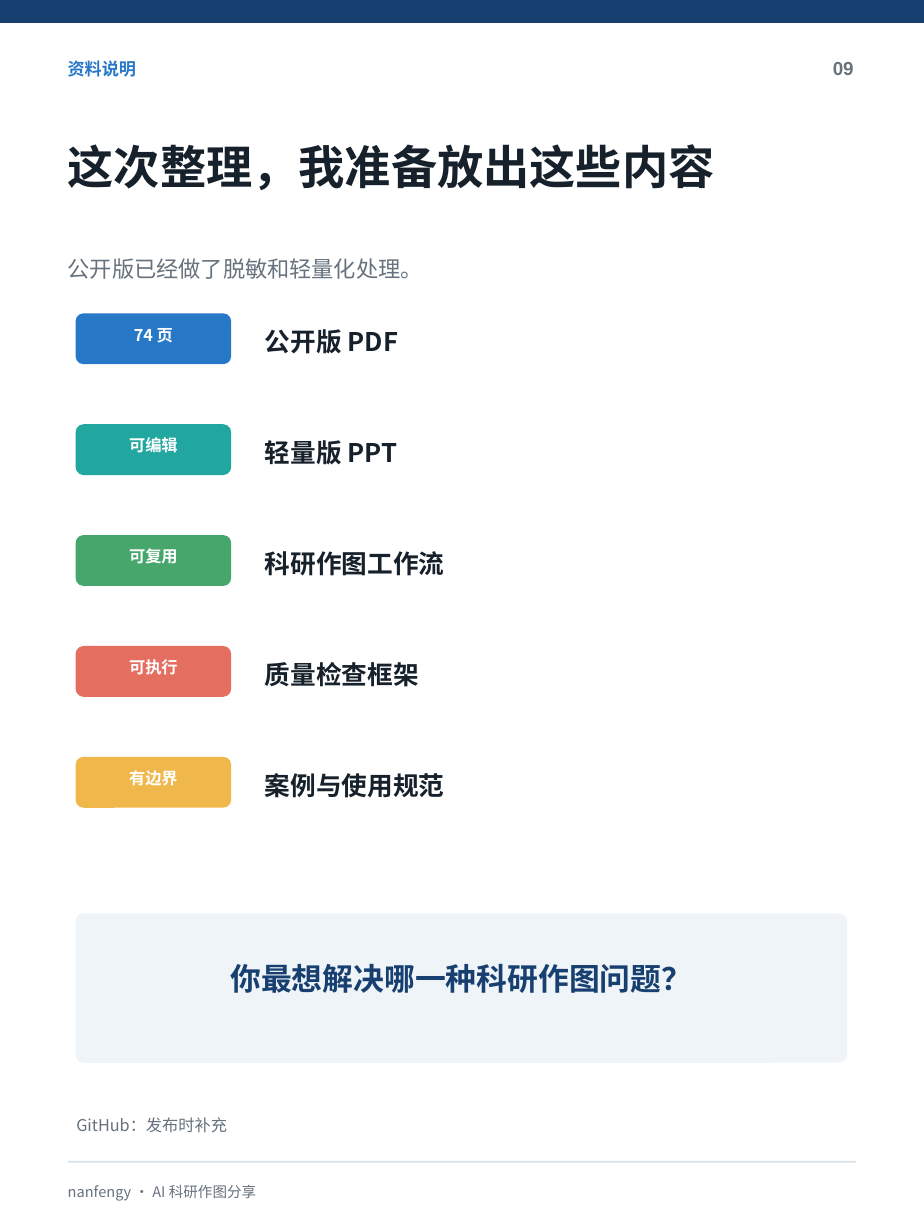
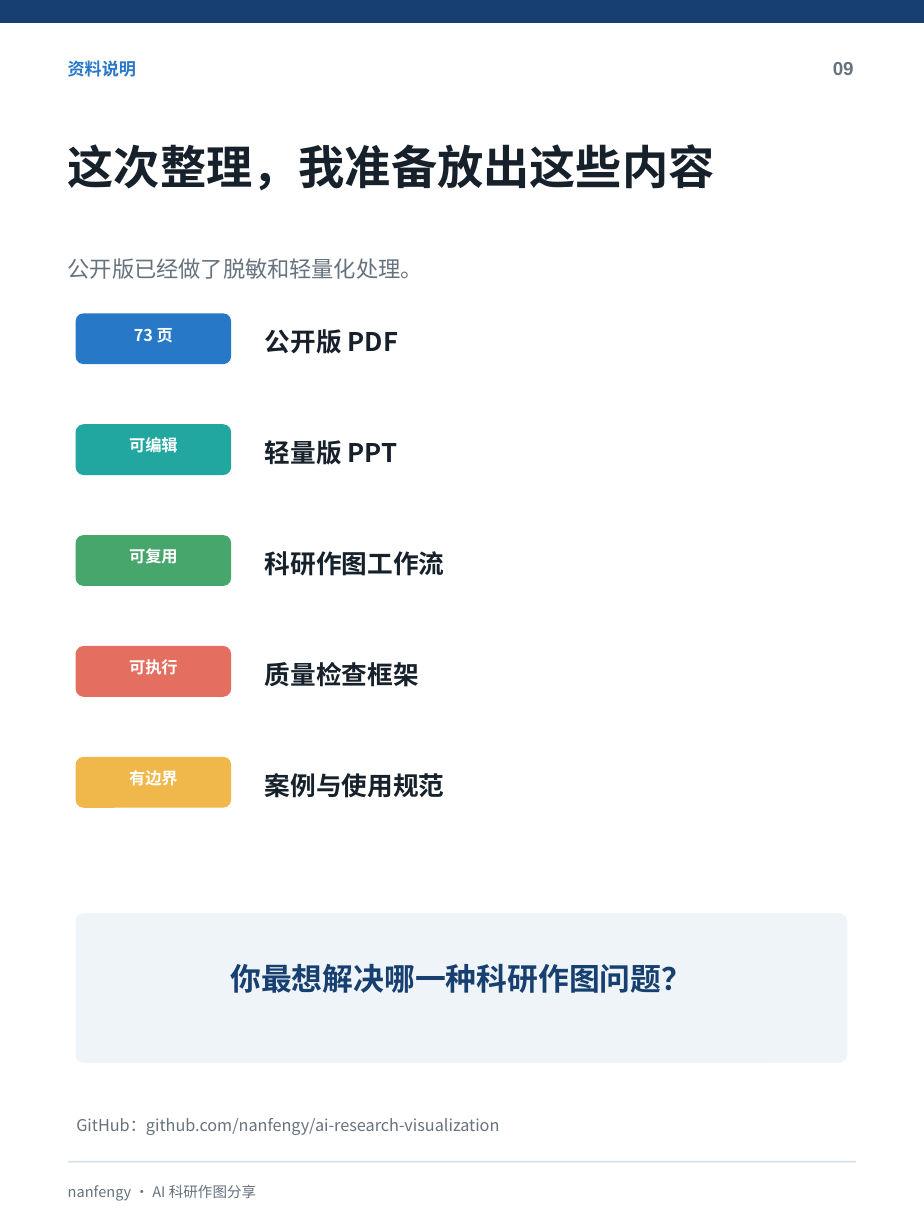
Before and after one commit to nanfengy/ai-research-visualization, a slide deck: slide 9 of xiaohongshu/AI科研作图-小红书9页.pptx. Drawn at 924x1232 pixels with LibreOffice and Linux fonts; fonts in the diff are those of the drawing. Boxes give left, top, right and bottom in pixels: in the first picture for what was removed or moved away, otherwise in the second. Text is boxed around its words. In the diff, an @@ line names an element or a change of style, - is before the commit and + after.

```diff
--- a/xiaohongshu/AI科研作图-小红书9页.pptx
+++ b/xiaohongshu/AI科研作图-小红书9页.pptx
@@ text at [134, 328, 173, 343]: text changed @@
-74 页
+73 页
@@ text at [76, 1118, 499, 1135]: text changed @@
-GitHub：发布时补充
+GitHub：github.com/nanfengy/ai-research-visualization
```
Also in this commit, not shown: 1 other slide changed, 28 other files.
